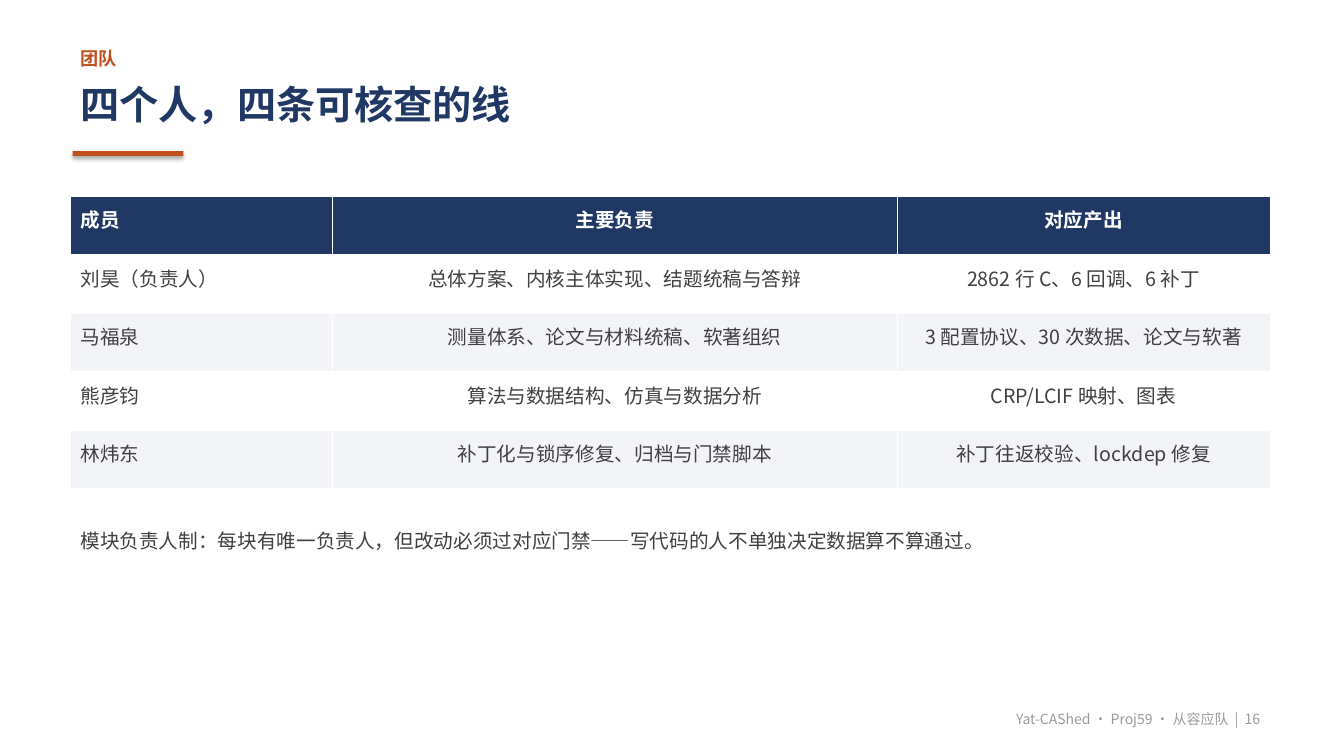
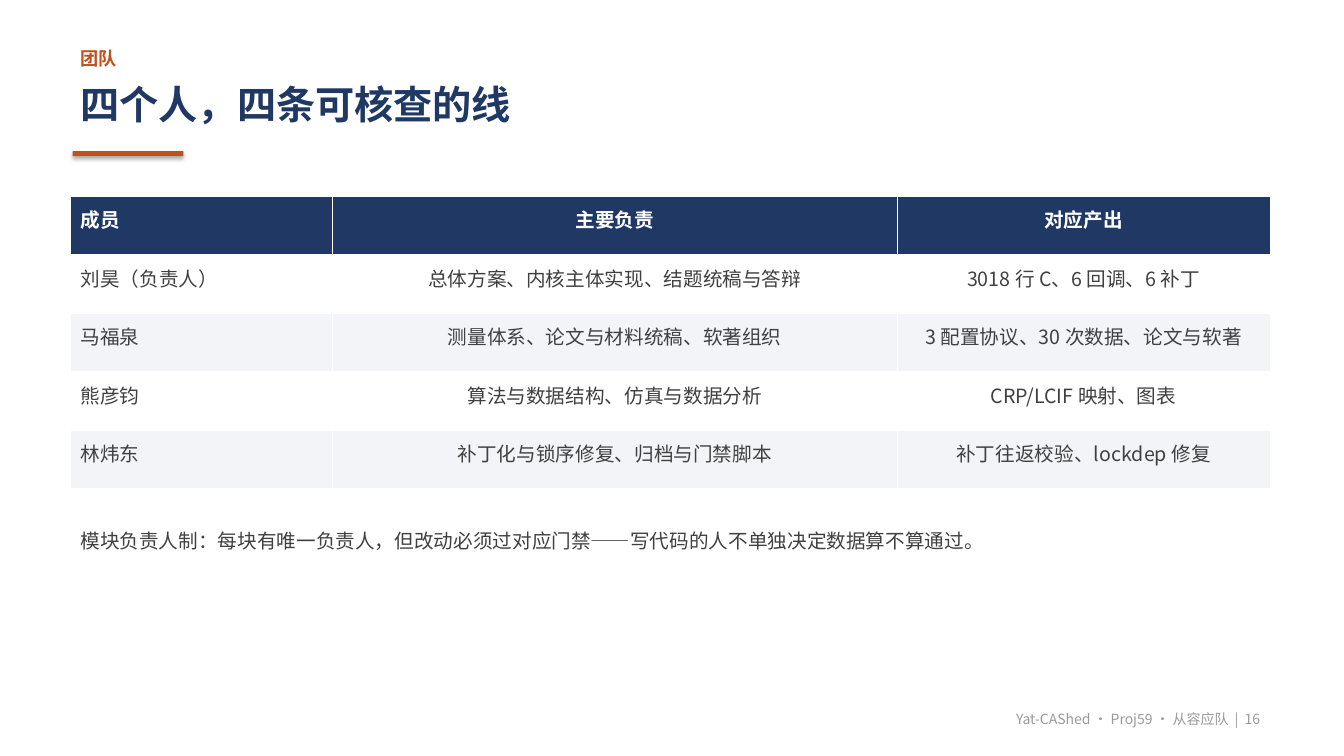
Before and after one commit to mafuquan430/Yat-CAshed, a slide deck: slide 16 of report/slides/结题答辩.pptx. Drawn at 1344x756 pixels with LibreOffice and Linux fonts; fonts in the diff are those of the drawing. Boxes give left, top, right and bottom in pixels: in the first picture for what was removed or moved away, otherwise in the second. Text is boxed around its words. In the diff, an @@ line names an element or a change of style, - is before the commit and + after.

```diff
--- a/report/slides/结题答辩.pptx
+++ b/report/slides/结题答辩.pptx
@@ table at [71, 197, 1270, 489] @@
-row 2, column 3: 2862 行 C、6 回调、6 补丁
+row 2, column 3: 3018 行 C、6 回调、6 补丁
```
Also in this commit, not shown: 3 other slides changed, 20 other files.
